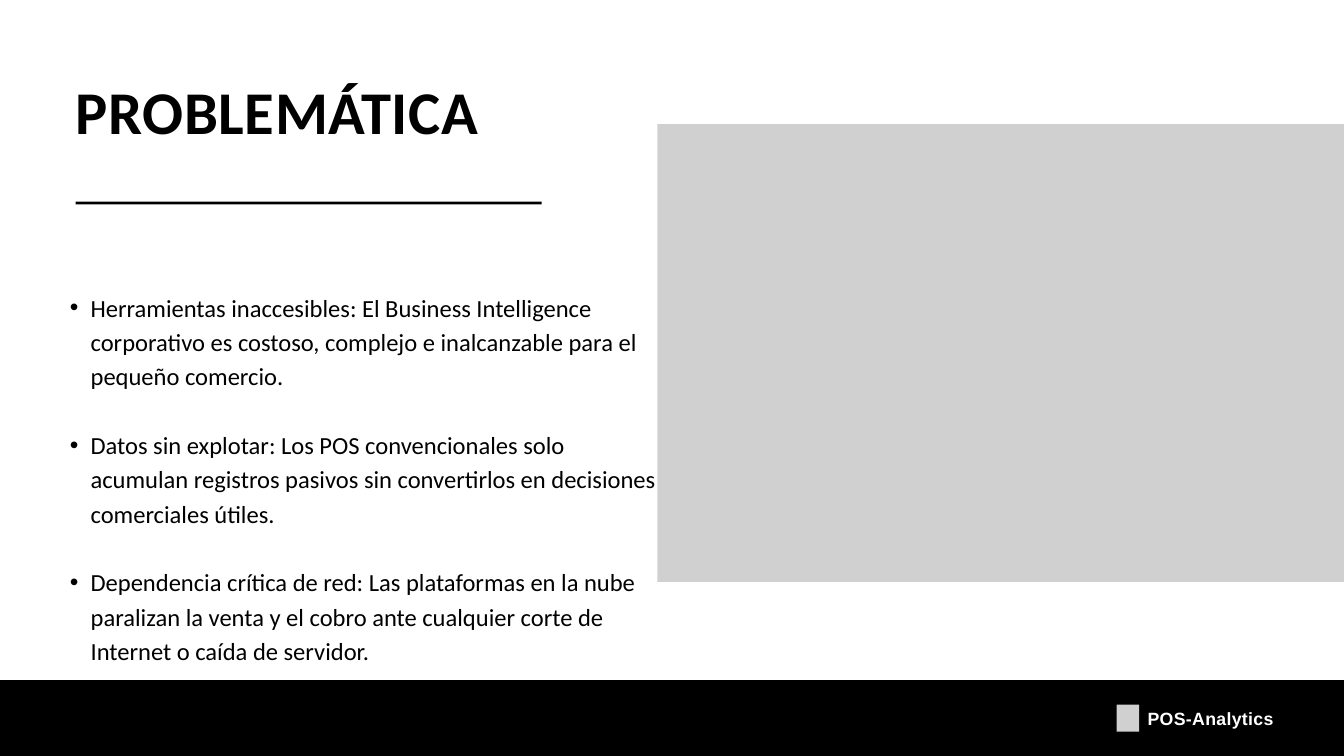
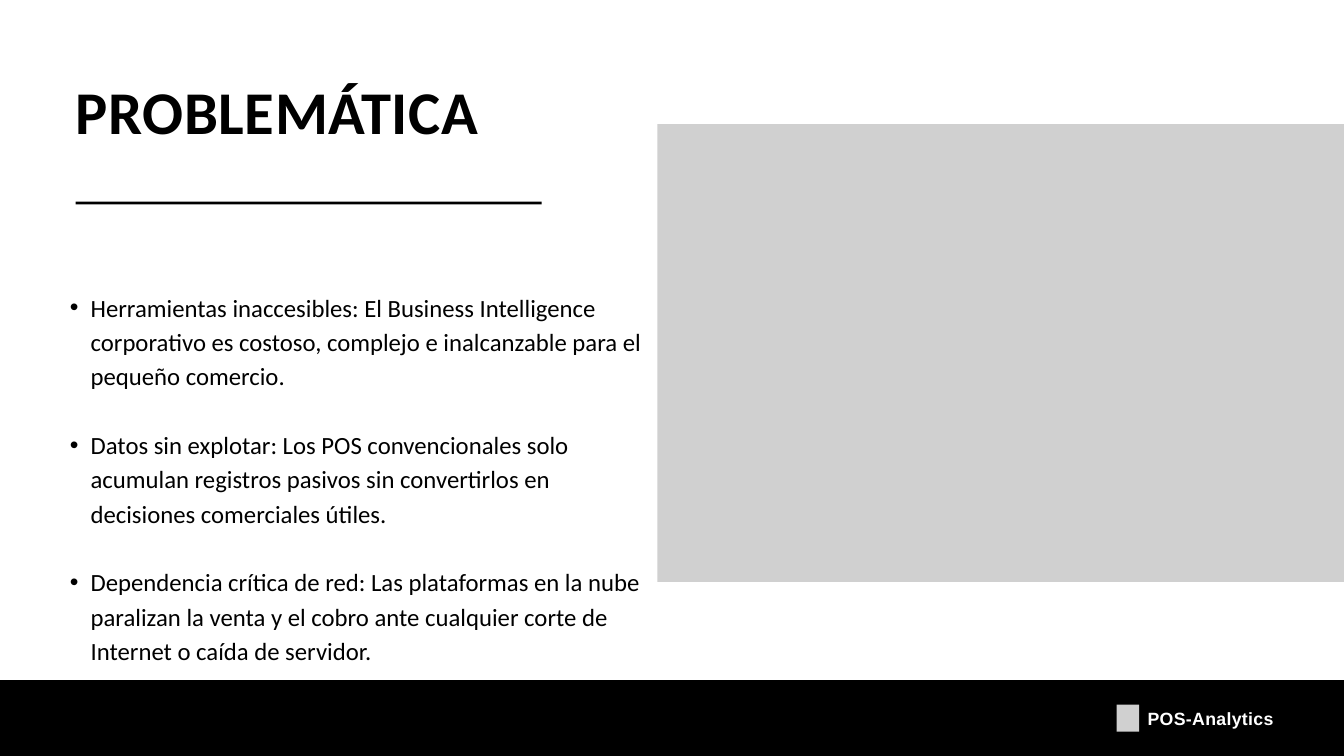
Before and after one commit to joaqo-dev/ARKEN-Motors-Capstone, a slide deck: slide 2 of Fase 1/Evidencias Grupales/Presentacion_Proyecto.pptx. Drawn at 1344x756 pixels with LibreOffice and Linux fonts; fonts in the diff are those of the drawing; grey boxes stand for pictures. Boxes give left, top, right and bottom in pixels: in the first picture for what was removed or moved away, otherwise in the second. Text is boxed around its words. In the diff, an @@ line names an element or a change of style, - is before the commit and + after.

```diff
--- a/Fase 1/Evidencias Grupales/Presentacion_Proyecto.pptx
+++ b/Fase 1/Evidencias Grupales/Presentacion_Proyecto.pptx
@@ text "Herramientas inaccesibles: El Business Intelligence ..." at [91, 299, 641, 661]: size 26.3 to 26.5 pt @@
```
Also in this commit, not shown: 3 other slides changed.
